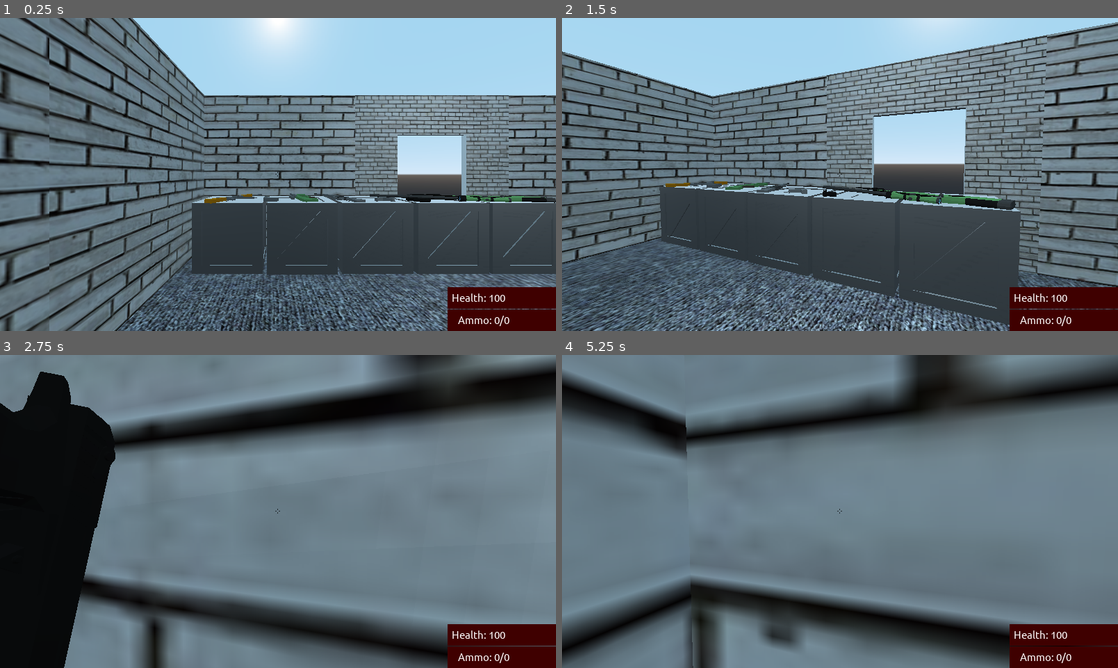
Above: before the commit, frames 1-4 (two rows, left to right).
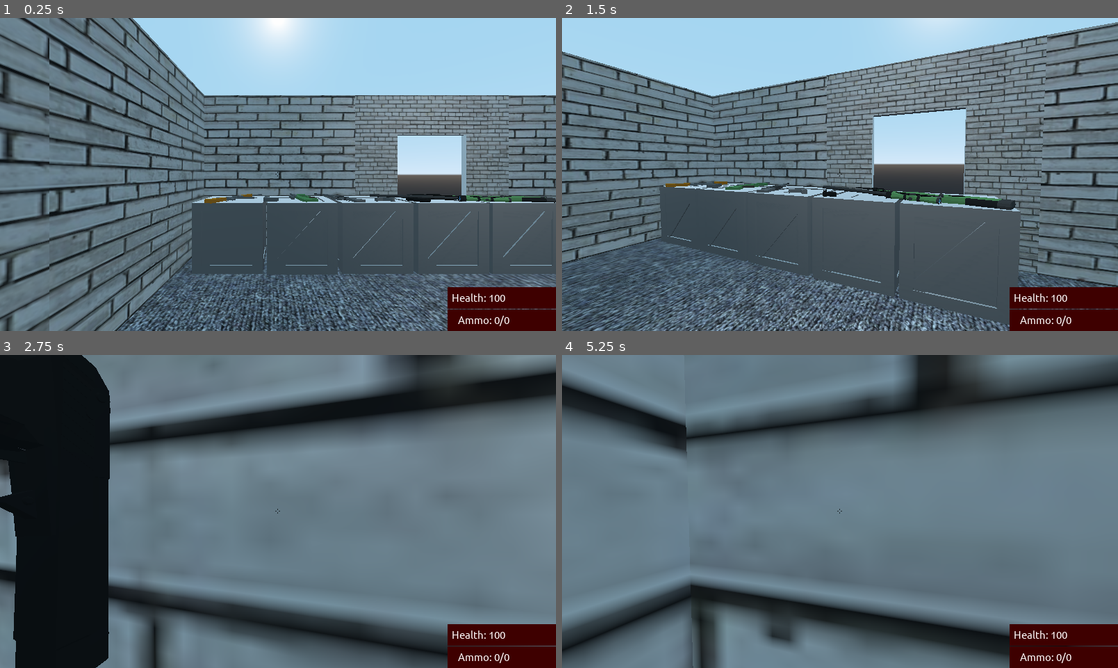
Above: after the commit, the same moments.

Repository: ssebs/firingrange
Game: Godot game, scene res://Scenes/Maps/TestMap.tscn
Two runs of this game, one before a commit and one after it. Both use one fixed random seed, a clock stepped at 60 frames per second and the inputs below. This scene is started directly instead of the project's main scene. Sound files missing from this copy of the repository are replaced by a short silence.
Inputs (mouse positions are in pixels of both pictures, inside the frame that each line leads up to):
- Up to frame 1 (0.25 s): no input
- Up to frame 2 (1.5 s): tap Enter at 0.5 s; move the mouse to (962, 158) at 0.52 s; hold D (move_right) 0.53-1.28 s; hold Right mouse button (aim) 0.53-1.28 s; tap Space (jump) at 0.77 s; click (962, 158) at 0.8 s; move the mouse to (812, 174) at 1.27 s; hold W (move_forward) from 1.28 s (still down); click (812, 174) at 1.35 s
- Up to frame 3 (2.75 s): keep holding W (move_forward); tap Space (jump) at 1.52 s; tap 1 (gun1) at 1.55, 2.1 s; move the mouse to (289, 505) at 2.02 s; tap 2 (gun2) at 2.3 s
- Up to frame 4 (5.25 s): keep holding W (move_forward); move the mouse to (834, 517) at 2.77 s; tap 2 (gun2) at 2.85 s; click (834, 517) at 2.92 s; tap Space (jump) at 3.02, 3.77, 4.52 s; tap F (k_interact) at 3.05, 3.6 s; move the mouse to (878, 514) at 3.52 s; hold Right mouse button (aim) 3.53-4.28 s; move the mouse to (795, 508) at 4.27 s; right-click (795, 508) at 4.35 s; click (795, 508) at 4.55 s; move the mouse to (845, 511) at 5.02 s; press the mouse at (845, 511) at 5.03 s

The runs differ from the first frame. In frame 1, 1.3% of the frame differs, in the area x 0-100%, y 0-100%; in frame 2, 0.8%; in frame 3, 8.4%; in frame 4, 4.0%.

Commit message:
Fix sniper ads conflict

Diff:
--- a/Scenes/Guns/ARGeneric.gd
+++ b/Scenes/Guns/ARGeneric.gd
@@ -20,6 +20,7 @@
 var dropped = false
 var picked_up = false
 var is_blocking_aim = false
+var is_in_hand = false
 var ammo_label: Label
 
 # Functions
--- a/Scenes/Guns/AWP.tscn
+++ b/Scenes/Guns/AWP.tscn
@@ -251,7 +251,7 @@
 material/0 = SubResource( 15 )
 
 [node name="CollisionShape" type="CollisionShape" parent="."]
-transform = Transform( 1, 0, 0, 0, 1, 0, 0, 0, 1, 0, -0.0955098, -0.507 )
+transform = Transform( 1, 0, 0, 0, 1, 0, 0, 0, 1, 0, -0.0955098, -0.510031 )
 shape = SubResource( 16 )
 
 [node name="AudioPlayer" type="AudioStreamPlayer" parent="."]
--- a/Scenes/Guns/PistolGeneric.gd
+++ b/Scenes/Guns/PistolGeneric.gd
@@ -20,6 +20,7 @@
 var dropped = false
 var picked_up = false
 var is_blocking_aim = false
+var is_in_hand = false
 var ammo_label: Label
 
 # Functions
--- a/Scenes/Guns/SniperGeneric.gd
+++ b/Scenes/Guns/SniperGeneric.gd
@@ -23,7 +23,8 @@
 var fov = {"Default": 70, "ADS": 20}
 var dropped = false
 var picked_up = false
-var is_blocking_aim = true
+var is_blocking_aim = false
+var is_in_hand = false
 var ammo_label: Label
 var is_aiming
 var has_aimed
@@ -50,9 +51,14 @@
 		# Drop it forward
 		self.apply_impulse(self.transform.basis.z, -transform.basis.z * 5)
 		dropped = false
+
+	if is_in_hand:
+		is_blocking_aim = true
+	else:
+		is_blocking_aim = false
+
 	if picked_up:
 		ammo_label.text = "Ammo: " + str(ammo_left) + "/" + str(ammo_spare)
-
 		if Input.is_action_pressed("aim"):
 			if not has_aimed:
 				ap.play("SniperADS")
@@ -86,6 +92,8 @@
 
 		# For the player
 		ap.play("SniperFire", -1, fire_speed)
+		if is_aiming:
+			yield(ap, "animation_finished")
 		audio.stream = sound_pistol
 		audio.play()
 		ammo_left -= 1
@@ -104,6 +112,7 @@
 func reload():
 	if ap.is_playing():
 		return
+
 	if ammo_spare <= 0 or ammo_left == max_ammo_in_mag:
 		return
 
@@ -115,6 +124,7 @@
 		ammo_left += ammo_spare
 		ammo_spare = 0
 
+
 	ap.play("ARReload")
 	audio.stream = sound_reload
 	audio.play()
--- a/Scenes/Player.gd
+++ b/Scenes/Player.gd
@@ -124,7 +124,7 @@
 			head.rotate_x(deg2rad(recoil_y/10))
 			self.rotate_y(deg2rad(recoil_x/10))
 
-			if aimcast.is_colliding():
+			if aimcast.is_colliding() and gun.is_in_hand:
 				gun.shoot(aimcast.get_collision_point())
 			else:
 				gun.shoot(null)
@@ -179,10 +179,12 @@
 	for g in hand.get_children():
 		g.visible = false
 		g.picked_up = false
+		g.is_in_hand = false
 	gun = hand.get_child(current_gun)
 	gun.rotation = hand.rotation
 	gun.visible = true
 	gun.picked_up = true  # Set ammo counter
+	gun.is_in_hand = true
 
 
 func take_dmg(dmg, body):
--- a/project.godot
+++ b/project.godot
@@ -1182,7 +1182,6 @@
 
 [rendering]
 
-quality/driver/driver_name="GLES2"
 vram_compression/import_etc=true
 vram_compression/import_etc2=false
 environment/default_environment="res://default_env.tres"
Not shown: 1 places in Scenes/Main.tscn that only renumber resources
Not shown, changed: _bin/FiringRange.exe
Not shown, changed: _bin/index.js
Not shown, changed: _bin/index.pck
Not shown, changed: _bin/index.wasm
